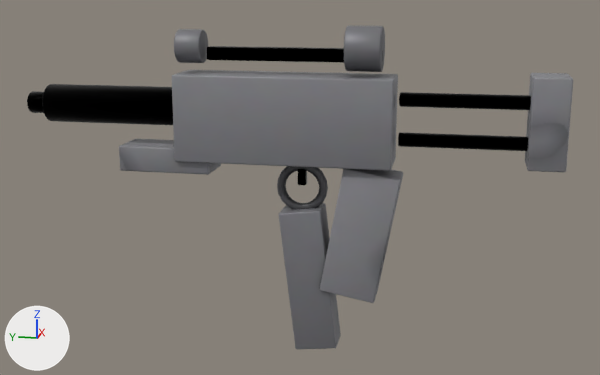
An edit to the glTF model assets/weapons/smg.glb, drawn before and after from the same camera.
The view is the same before and after, from a camera (50 mm lens) standing at (-1.85, -0.384, 0.741) and looking at (0.009, -0.013, 0.276). The lights are fixed; the arrows at lower left show +X, +Y and +Z. The picture after the commit comes second. Vertices at exactly the same position are counted once.

The first picture shows 'smg'.
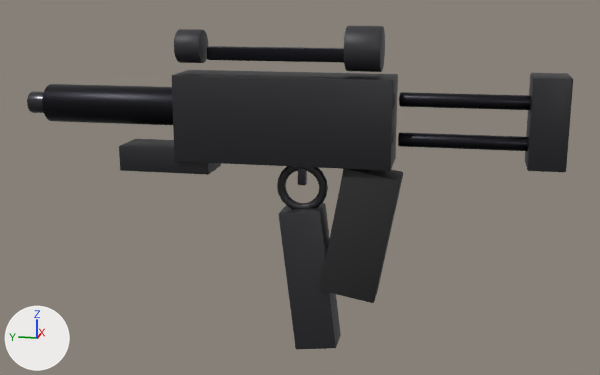
The change, as JSON lines over the scene's bpy script:
```json
{"op": "add", "block": "mat_steel", "code": ["mat_steel = principled_material('Steel')", "mat_steel.base_color = (0.075, 0.075, 0.085)  # dark grey #4d4d52", "mat_steel.metallic = 1.0", "mat_steel.roughness = 0.28"]}
{"op": "add", "block": "mat_grip", "code": ["mat_grip = principled_material('Grip')", "mat_grip.base_color = (0.018, 0.018, 0.02)  # black #242427", "mat_grip.roughness = 0.72"]}
{"op": "add", "block": "mat_polymer", "code": ["mat_polymer = principled_material('Polymer')", "mat_polymer.base_color = (0.014, 0.014, 0.017)  # black #1f1f23"]}
{"op": "add", "block": "mat_bluedsteel", "code": ["mat_bluedsteel = principled_material('BluedSteel')", "mat_bluedsteel.base_color = (0.022, 0.022, 0.027)  # black #29292e", "mat_bluedsteel.metallic = 1.0", "mat_bluedsteel.roughness = 0.4"]}
{"op": "add", "block": "mat_darktac", "code": ["mat_darktac = principled_material('DarkTac')", "mat_darktac.base_color = (0.03, 0.03, 0.035)  # dark grey #303035", "mat_darktac.metallic = 0.2"]}
{"block": "me_cube_204", "where": "me_cube_204.from_pydata(...)  # 1592 vertices, 3132 faces; spans x -0.06..0.06, y -0.6..0.65, z -0.114..0.65"}
{"block": "me_cube_204", "where": "# used by ob_smg; location = (0.0, 0.0, 0.0)"}
{"block": "me_cube_204", "change": "me_cube_204 part 1: all 1284 faces that had it switch from mat_polymer_003 (picture img_smg_tex) to mat_polymer (black #1f1f23)"}
{"block": "me_cube_204", "change": "me_cube_204 part 2: all 816 faces that had it switch from mat_bluedsteel_003 (picture img_smg_tex) to mat_bluedsteel (black #29292e)"}
{"block": "me_cube_204", "change": "me_cube_204 part 3: all 368 faces that had it switch from mat_steel_003 (picture img_smg_tex) to mat_steel (dark grey #4d4d52)"}
{"block": "me_cube_204", "change": "me_cube_204 part 4: all 108 faces that had it switch from mat_grip_003 (picture img_smg_tex) to mat_grip (black #242427)"}
{"block": "me_cube_204", "change": "me_cube_204 part 5: all 556 faces that had it switch from mat_darktac_001 (picture img_smg_tex) to mat_darktac (dark grey #303035)"}
{"block": "me_cube_204", "change": "me_cube_204 part 6: texture (UV) coordinates of 3132 of 3132 faces, centred in x -0.06..0.06, y -0.6..0.65, z -0.114..0.649, changed; they spanned u 0.01..0.97, v 0.01..0.99 and now span u 0.0..1.0, v 0.0..1.0"}
```

Pixel boxes (x1, y1, x2, y2) of what changed, in the pictures (600 x 375 px):
```json
{"object": "smg", "change": "recoloured, surface changed", "before": [27, 26, 573, 349], "after": [27, 26, 573, 349], "on screen": "grey to black"}
{"part": 1, "of": "me_cube_204", "change": "recoloured", "before": [119, 70, 573, 209], "after": [119, 70, 573, 209], "on screen": "grey to black"}
{"part": 2, "of": "me_cube_204", "change": "recoloured", "before": [42, 46, 531, 151], "after": [42, 46, 531, 151], "on screen": "lighter"}
{"part": 3, "of": "me_cube_204", "change": "recoloured", "before": [27, 91, 307, 185], "after": [27, 91, 307, 185]}
{"part": 4, "of": "me_cube_204", "change": "recoloured", "before": [320, 169, 403, 303], "after": [320, 169, 403, 303], "on screen": "grey to black"}
{"part": 5, "of": "me_cube_204", "change": "recoloured", "before": [174, 26, 385, 349], "after": [174, 26, 385, 349]}
{"part": 6, "of": "me_cube_204", "change": "surface changed", "before": [27, 26, 573, 349], "after": [27, 26, 573, 349], "on screen": "grey to black"}
```
